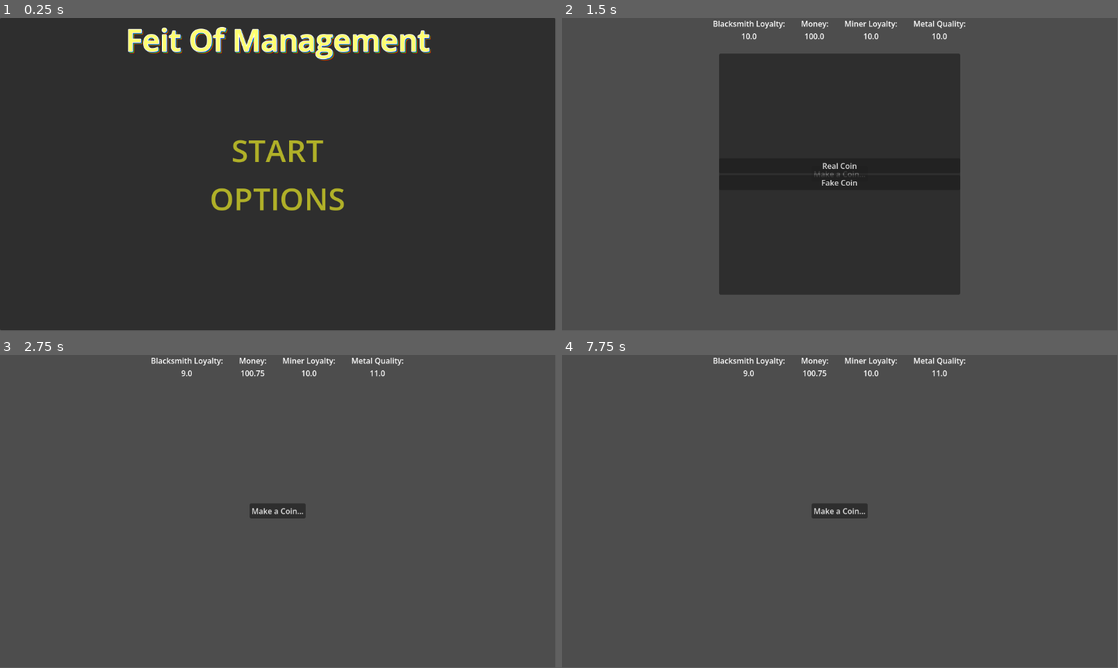
Above: before the commit, frames 1-4 (two rows, left to right).
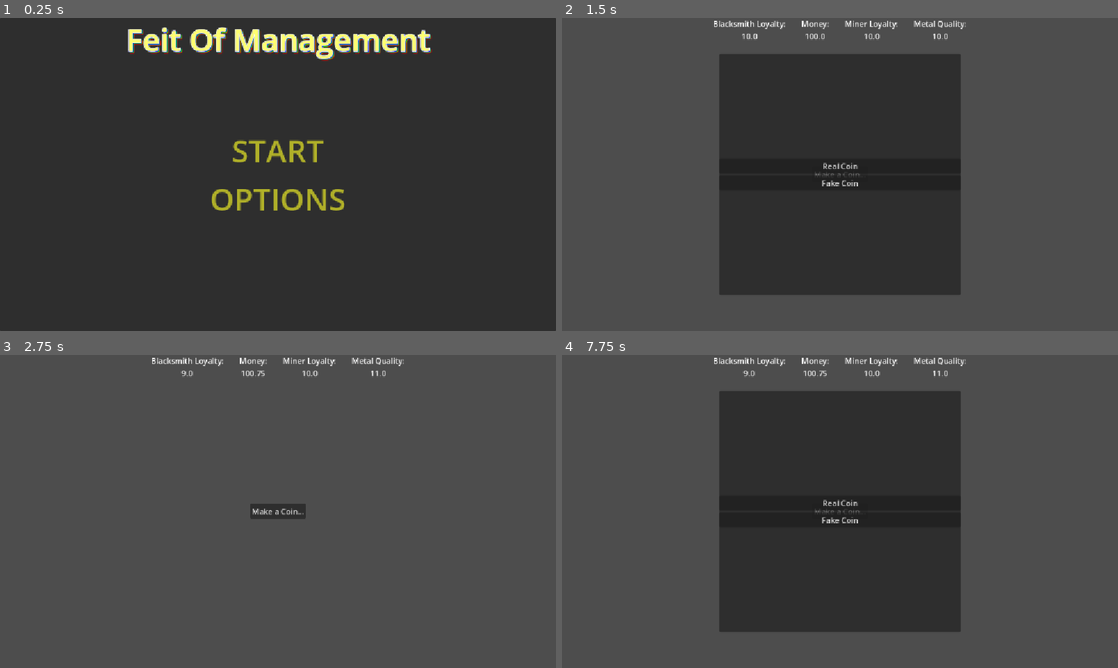
Above: after the commit, the same moments.

Repository: FreeformWave544/FeitOfManagement
Game: Godot game, scene res://UI/MainMenu.tscn
Same seed, same stepped clock (60 frames per second), same inputs: the game is played once before the commit and once after it.
Inputs (mouse positions are in pixels of both pictures, inside the frame that each line leads up to):
- Up to frame 1 (0.25 s): no input
- Up to frame 2 (1.5 s): click "START" at 0.5 s; click "Make a Coin..." at 1.25 s
- Up to frame 3 (2.75 s): click "Real Coin" at 2 s
- Up to frame 4 (7.75 s): tap Enter (ui_accept) at 2.75, 3.02, 3.5, 3.77, 4.25, 5, 5.27, 5.75, 6.02, 6.5, 6.77 s; move the mouse to (962, 495) at 2.77 s; hold Right (ui_right) 2.78-3.53 s; click (962, 495) at 2.92 s; move the mouse to (728, 527) at 3.52 s; hold Down (ui_down) 3.53-4.28 s; move the mouse to (895, 442) at 4.27 s; hold Right (ui_right) 4.28-5.03 s; move the mouse to (812, 574) at 5.02 s; hold Up (ui_up) 5.03-5.78 s; click (812, 574) at 5.17 s; move the mouse to (1006, 558) at 5.77 s; hold Left (ui_left) 5.78-7.28 s; move the mouse to (673, 464) at 6.52 s; move the mouse to (867, 511) at 7.27 s; hold Down (ui_down) from 7.28 s (still down); click (867, 511) at 7.42 s
The window is 799x449 before the commit and 800x450 after it. Grey fills any space a smaller window leaves; there, only what the larger window draws over its background counts as a difference.

The runs differ from the first frame. In frame 1, 2.2% of the frame differs, in the area x 23-78%, y 2-62%; in frame 2, 0.8%; in frame 3, 0.7%; in frame 4, 33%, in the area x 27-73%, y 0-89%.

Commit message:
Basic blacksmith/miner payment system

Diff:
--- a/Scenes/Main.tscn
+++ b/Scenes/Main.tscn
@@ -2,10 +2,30 @@
 
 [ext_resource type="Script" uid="uid://ddp1nvv2vsedk" path="res://Scenes/main.gd" id="1_r150o"]
 
-[node name="Main" type="Node2D" unique_id=1911538957]
+[sub_resource type="StyleBoxFlat" id="StyleBoxFlat_r150o"]
+border_width_left = 300
+border_width_right = 300
+border_color = Color(0.8, 0.8, 0.8, 0)
+border_blend = true
+corner_radius_top_left = 20
+corner_radius_top_right = 20
+corner_detail = 20
+expand_margin_top = 10.0
+
+[sub_resource type="Theme" id="Theme_idj7w"]
+Label/styles/normal = SubResource("StyleBoxFlat_r150o")
+
+[node name="Main" type="Control" unique_id=1253290123]
+layout_mode = 3
+anchors_preset = 15
+anchor_right = 1.0
+anchor_bottom = 1.0
+grow_horizontal = 2
+grow_vertical = 2
 script = ExtResource("1_r150o")
 
 [node name="CenterContainer" type="CenterContainer" parent="." unique_id=1173887914]
+layout_mode = 0
 offset_right = 1152.0
 offset_bottom = 648.0
 
@@ -19,6 +39,7 @@
 
 [node name="Coins" type="Panel" parent="." unique_id=1970488315]
 visible = false
+layout_mode = 0
 offset_left = 326.0
 offset_top = 74.0
 offset_right = 826.0
@@ -42,6 +63,7 @@
 text = "Fake Coin"
 
 [node name="Stats" type="HBoxContainer" parent="." unique_id=114771017]
+layout_mode = 0
 offset_right = 1152.0
 offset_bottom = 40.0
 alignment = 1
@@ -82,6 +104,82 @@
 0.0"
 horizontal_alignment = 1
 
+[node name="User" type="Control" parent="." unique_id=287298829]
+visible = false
+layout_mode = 1
+anchors_preset = 15
+anchor_right = 1.0
+anchor_bottom = 1.0
+grow_horizontal = 2
+grow_vertical = 2
+
+[node name="Text" type="Label" parent="User" unique_id=927823323]
+layout_mode = 1
+anchors_preset = 7
+anchor_left = 0.5
+anchor_top = 1.0
+anchor_right = 0.5
+anchor_bottom = 1.0
+offset_left = -576.0
+offset_top = -127.0
+offset_right = 576.0
+grow_horizontal = 2
+grow_vertical = 0
+theme = SubResource("Theme_idj7w")
+horizontal_alignment = 1
+
+[node name="InputBox" type="LineEdit" parent="User" unique_id=1142793623]
+visible = false
+layout_mode = 1
+anchors_preset = 7
+anchor_left = 0.5
+anchor_top = 1.0
+anchor_right = 0.5
+anchor_bottom = 1.0
+offset_left = -576.0
+offset_top = -168.0
+offset_right = 576.0
+offset_bottom = -137.0
+grow_horizontal = 2
+grow_vertical = 0
+placeholder_text = "Tell me stuff."
+alignment = 1
+
+[node name="MoneyInput" type="SpinBox" parent="User" unique_id=1267766247]
+layout_mode = 1
+anchors_preset = 7
+anchor_left = 0.5
+anchor_top = 1.0
+anchor_right = 0.5
+anchor_bottom = 1.0
+offset_left = -43.25
+offset_top = -168.0
+offset_right = 43.25
+offset_bottom = -137.0
+grow_horizontal = 2
+grow_vertical = 0
+step = 0.01
+allow_greater = true
+alignment = 1
+prefix = "£"
+custom_arrow_step = 1.0
+select_all_on_focus = true
+
+[node name="Confirm" type="Button" parent="User" unique_id=1793984258]
+layout_mode = 1
+anchors_preset = 3
+anchor_left = 1.0
+anchor_top = 1.0
+anchor_right = 1.0
+anchor_bottom = 1.0
+offset_left = -78.0
+offset_top = -168.0
+offset_bottom = -137.0
+grow_horizontal = 0
+grow_vertical = 0
+text = "Confirm?"
+
 [connection signal="pressed" from="CenterContainer/VBoxContainer/Coins" to="." method="_on_coins_pressed"]
 [connection signal="pressed" from="Coins/VBoxContainer/Real" to="." method="_on_real_pressed"]
 [connection signal="pressed" from="Coins/VBoxContainer/Fake" to="." method="_on_fake_pressed"]
+[connection signal="pressed" from="User/Confirm" to="." method="_on_confirm_pressed"]
--- a/Scenes/main.gd
+++ b/Scenes/main.gd
@@ -1,4 +1,4 @@
-extends Node2D
+extends Control
 
 var realCoins := 0
 var fakeCoins := 0
@@ -6,20 +6,28 @@
 var blacksmithLoyalty := 10.0
 var minerLoyalty := 10.0
 var money := 100.00
+var time_left := 10
+var confirmed := false
+var user_input := 0.0
 
 func _ready() -> void:
 	_update_UI()
 
 func _update_UI():
-	metalQuality = clamp(metalQuality, 0.0, 100.0)
-	blacksmithLoyalty = clamp(blacksmithLoyalty, 0.0, 100.0)
-	minerLoyalty = clamp(minerLoyalty, 0.0, 100.0)
+	metalQuality = snapped(clamp(metalQuality, 0.0, 100.0), 0.01)
+	blacksmithLoyalty = snapped(clamp(blacksmithLoyalty, 0.0, 100.0), 0.01)
+	minerLoyalty = snapped(clamp(minerLoyalty, 0.0, 100.0), 0.01)
+	money = snapped(money, 0.01)
 	$Stats/BlacksmithLoyalty.text = "Blacksmith Loyalty:\n" + str(blacksmithLoyalty)
 	$Stats/Money.text = "Money:\n" + str(money)
 	$Stats/MinerLoyalty.text = "Miner Loyalty:\n" + str(minerLoyalty)
 	$Stats/MetalQuality.text = "Metal Quality:\n" + str(metalQuality)
 
 func _on_coins_pressed() -> void:
+	time_left -= 1
+	if time_left <= 0:
+		day_end()
+		return
 	$Coins.show()
 
 func _on_real_pressed() -> void:
@@ -37,3 +45,31 @@
 	money += 2
 	$Coins.hide()
 	_update_UI()
+
+func day_end() -> void:
+	$User.show()
+	$User/Text.text = "How much do you pay your blacksmith?"
+	user_input = money + 1
+	while user_input >= money and confirmed == false:
+		await $User/Confirm.pressed
+		user_input = $User/MoneyInput.value
+	confirmed = false
+	var fair_pay := money * 0.3
+	money -= user_input
+	blacksmithLoyalty += snapped((((user_input / fair_pay) - 1.0) * 3.0), 0.01)
+	_update_UI()
+	$User/Text.text = "And your miner?"
+	user_input = money + 1
+	while user_input >= money and confirmed == false:
+		await $User/Confirm.pressed
+		user_input = $User/MoneyInput.value
+	confirmed = false
+	fair_pay = money * 0.3
+	money -= user_input
+	minerLoyalty += snapped((((user_input / fair_pay) - 1.0) * 3.0), 0.01)
+	_update_UI()
+	$User.hide()
+	time_left = 10
+
+func _on_confirm_pressed() -> void:
+	if money - user_input >= 0: confirmed = true
--- a/project.godot
+++ b/project.godot
@@ -18,6 +18,10 @@
 [autoload]
 
 AppConfig="*uid://cjke6crjg14a0"
+
+[display]
+
+window/stretch/mode="canvas_items"
 
 [editor_plugins]
 
